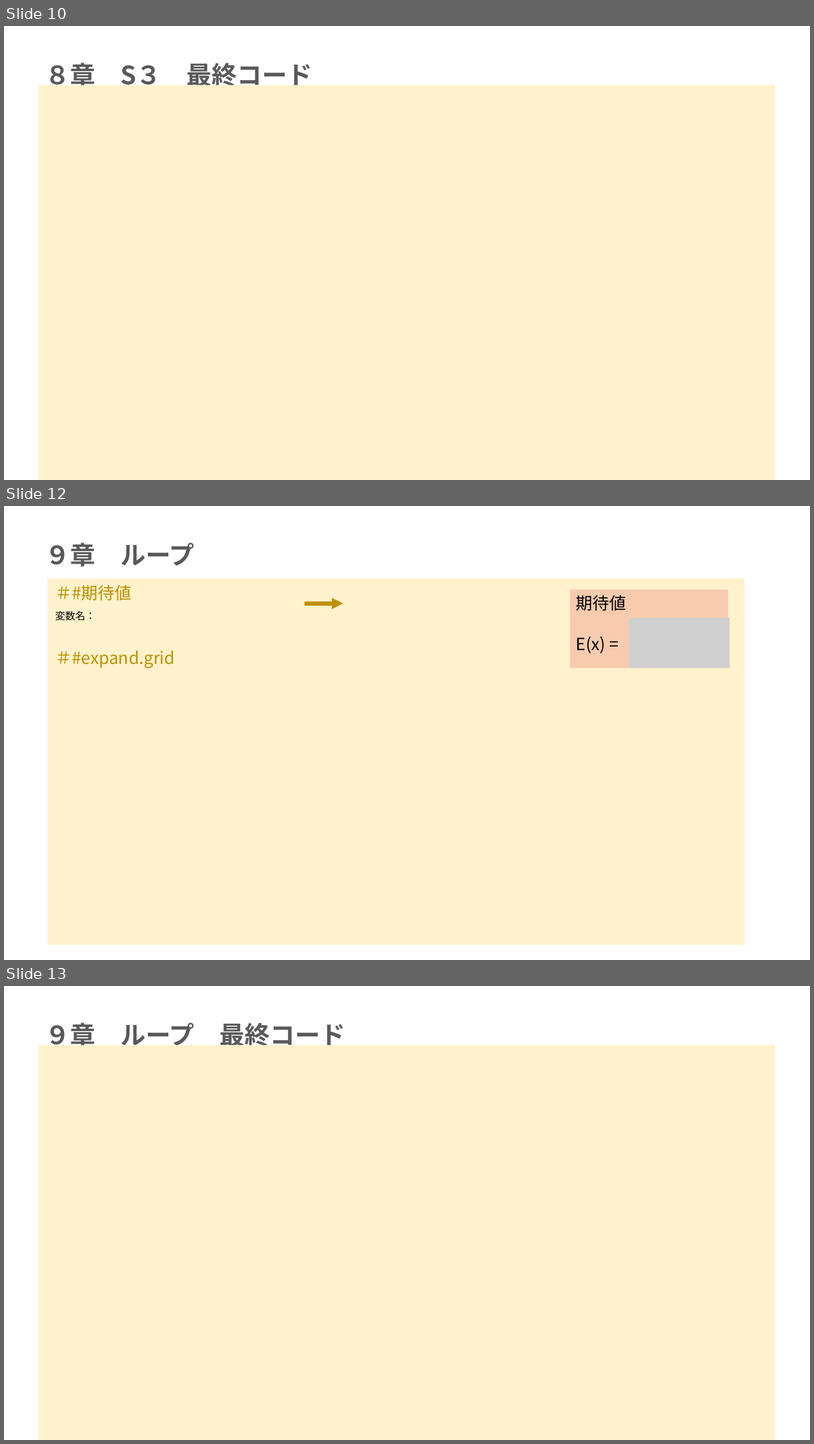
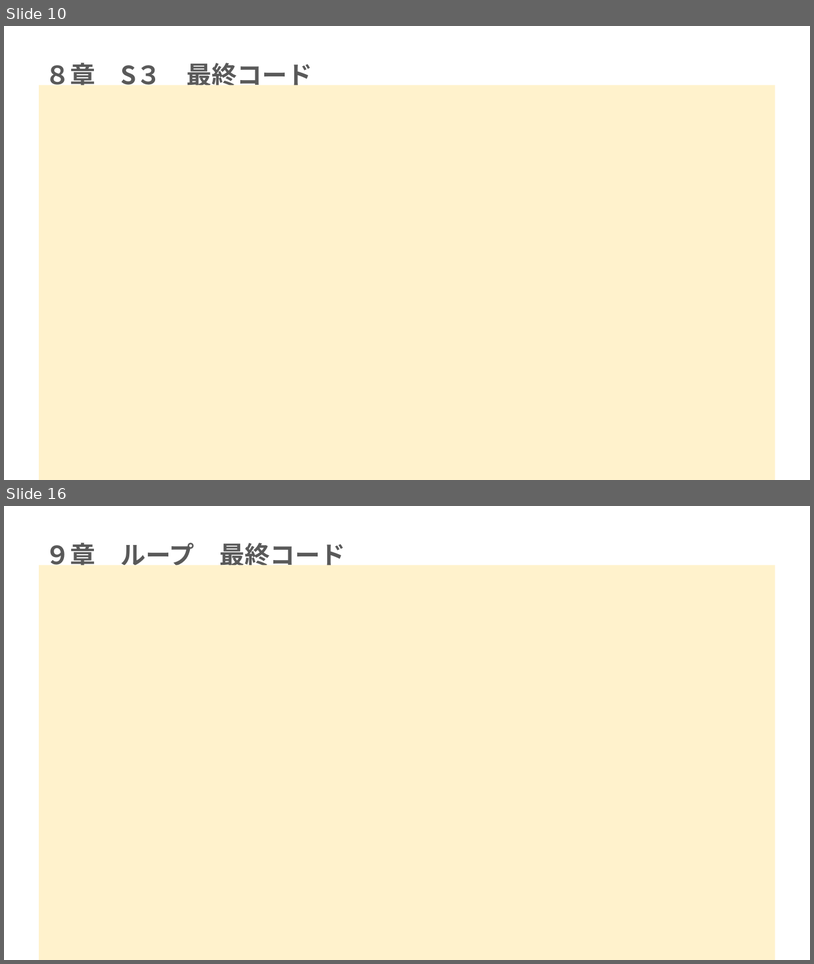
Before and after one commit to mei-517/r-practice-part3, a slide deck: 永井芽衣_Rpart3.pptx. Shown one above the other, each under a label of ours: slides 10, 12 and 13 before the commit, slides 10 and 16 after it; the slides between them are not shown. The pictures are 814x1444 and 814x964 pixels, drawn with LibreOffice and Linux fonts; fonts in the diff are those of the drawing; grey boxes stand for pictures. Boxes give left, top, right and bottom in pixels: in the first picture for what was removed or moved away, otherwise in the second. Text is boxed around its words. In the diff, an @@ line names an element or a change of style, - is before the commit and + after.

```diff
--- a/永井芽衣_Rpart3.pptx
+++ b/永井芽衣_Rpart3.pptx
@@ slide 12 removed at (x1=4, y1=506, x2=810, y2=960), background #FFFFFF @@
@@ title removed at (x1=45, y1=543, x2=194, y2=567) @@
-９章 ループ
@@ rectangle removed at (x1=48, y1=579, x2=745, y2=945) @@
@@ subtitle removed at (x1=55, y1=585, x2=175, y2=668) @@
-＃#期待値
-変数名：
-＃#expand.grid
@@ rectangle removed at (x1=570, y1=589, x2=729, y2=667) @@
-期待値
-E(x) =
@@ arrow removed from (305, 603) to (344, 603) @@
@@ picture removed at (x1=630, y1=618, x2=731, y2=668) @@
@@ what was slide 13 is now slide 16 @@
```
Also in this commit, not shown: 4 slides changed, 4 slides added, 1 other file.
